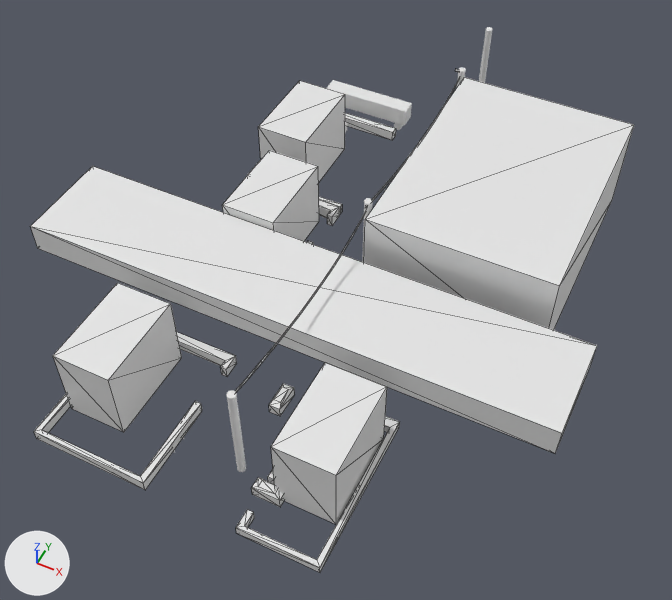
The glTF model docs/models/City.gltf as it was, and as the next commit left it.
The view is the same before and after, from a 50 mm lens placed at (38.1, -43.7, 90.6), pointed at (2.5, 27.5, 1.5). Every picture has the same lights, and +X, +Y and +Z are marked at lower left. Mesh edges are drawn as thin lines on the coarser meshes. Where no turn or scale is listed for an object, it has been applied to the vertices. Vertices at the same position are counted once.

Script lines for the objects in view, before the commit:
```python
me_平面 = bpy.data.meshes.new('平面')
me_平面.from_pydata([(-1.0, -1.0, 0.0), (1.0, -1.0, 0.0), (-1.0, 1.0, 0.0), (1.0, 1.0, 0.0)], [], [(0, 1, 3), (0, 3, 2)])
me_立方体 = bpy.data.meshes.new('立方体')
me_立方体.from_pydata(...)  # 24 vertices, 44 faces; spans x -5.0..5.0, y -10.0..10.0, z -0.5..0.7
me_立方体_007 = bpy.data.meshes.new('立方体.007')
me_立方体_007.from_pydata(...)  # a box spanning x -12.1..12.1, y -15.3..17.3, z -12.1..1.2
me_立方体_012 = bpy.data.meshes.new('立方体.012')
me_立方体_012.from_pydata(...)  # a box spanning x -3.71..3.71, y -6.9..5.28, z -5.0..5.0
ob_平面 = bpy.data.objects.new('平面', me_平面)
ob_平面.location = (-0.2, 76.4, 5.2)
ob_平面.rotation_euler = (1.571, 0.0, 0.0)  # degrees (90, 0, 0)
ob_平面.scale = (0.704, 0.251, 0.531)
ob_立方体 = bpy.data.objects.new('立方体', me_立方体)
ob_立方体.location = (12.3, 4.2, 0.5)
ob_立方体_006 = bpy.data.objects.new('立方体.006', me_立方体_007)
ob_立方体_006.location = (16.7, 46.4, 12.2)
ob_立方体_007 = bpy.data.objects.new('立方体.007', me_立方体_012)
ob_立方体_007.location = (-10.5, 35.4, 5.3)
# also in view: '立方体.002' at (12.6, 5.9, 5.1); '立方体.003' at (-14.4, 5.4, 5.3); '立方体.014' at (-12.4, 53.3, 0.8); '立方体.013' at (-14.3, 50.5, 5.3); '立方体.028' at (0.1, 21.9, 7.1)
```
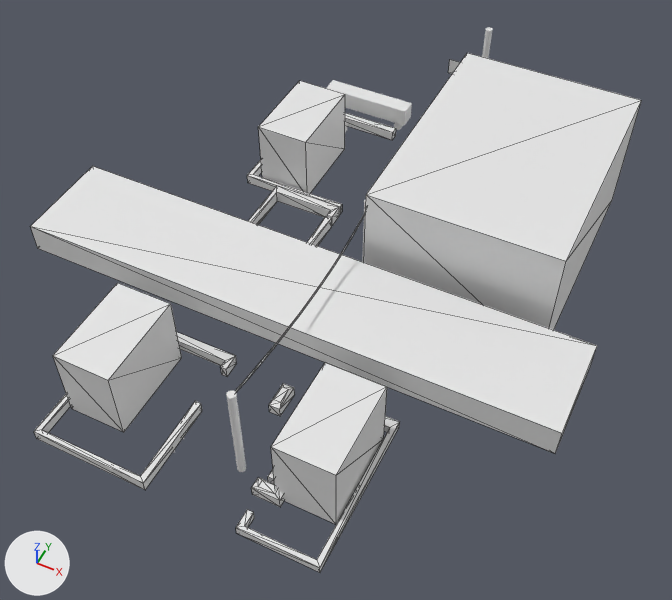
Boxes (x1, y1, x2, y2) around the edits, measured in the pictures (672 x 600 px):
'立方体.006', mesh rescaled (9% taller)
    before: (364, 77, 634, 330)
    after: (364, 53, 642, 330)
'立方体.007', deleted
    before: (222, 150, 319, 241)
'平面', rescaled (not visible before)
    after: (448, 60, 460, 74)
'立方体.012', unchanged, uncovered by the edit
    before: (307, 200, 339, 244)
    after: (248, 186, 339, 246)

The edits, one by one:
me_立方体_007 has 8 vertices, 12 faces and spans x -12.1..12.1, y -15.3..17.3, z -12.1..1.2.
me_立方体_007 is used by ob_立方体_006; location (16.7, 46.4, 12.2).
me_立方体_007 part 1: the whole mesh is scaled about its middle by (1, 1, 1.3), then moved by (0.0, 0.0, 2.0).
Object '立方体.007' (ob_立方体_007) is deleted.
Object '平面' (ob_平面) is rescaled from (0.704, 0.251, 0.531) to (2.09, 1.26, 1.57).
